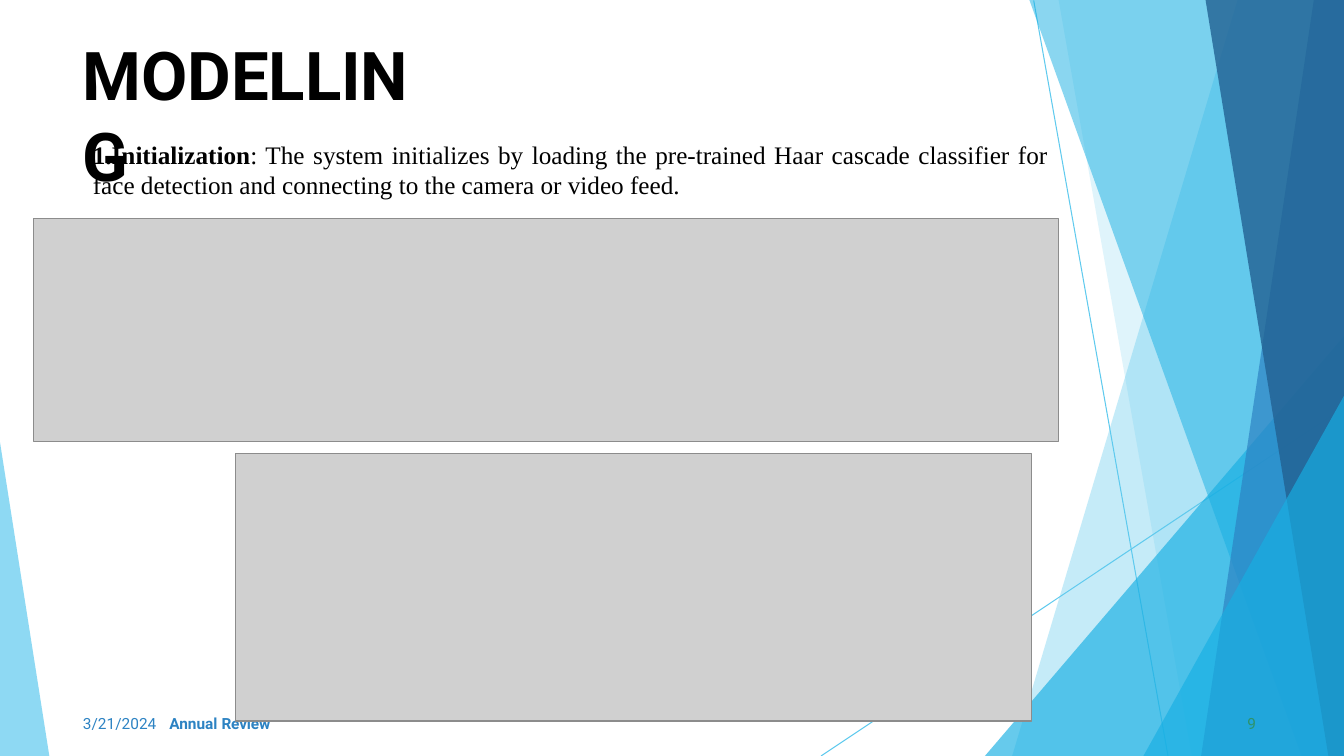
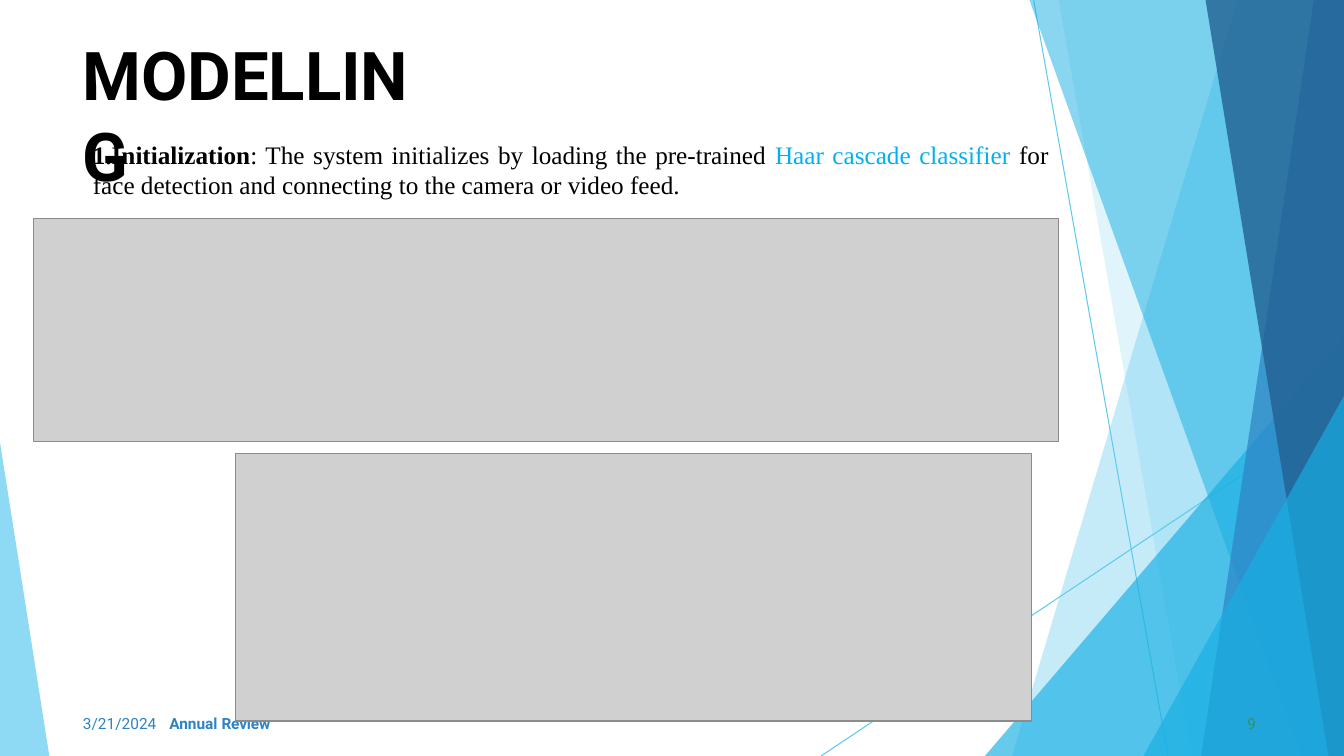
Before and after one commit to SHERLYPERSISVINSTA924/TNSDC_Generative-AI, a slide deck: slide 9 of facerecognition.pptx. Drawn at 1344x756 pixels with LibreOffice and Linux fonts; fonts in the diff are those of the drawing; grey boxes stand for pictures; background and template pictures are left out. Boxes give left, top, right and bottom in pixels: in the first picture for what was removed or moved away, otherwise in the second. Text is boxed around its words. In the diff, an @@ line names an element or a change of style, - is before the commit and + after.

```diff
--- a/facerecognition.pptx
+++ b/facerecognition.pptx
@@ text "1.Initialization: The system initializes by ..." at (93,144,1048,200): text colour #000000 to #00B0F0 in "Haar cascade classifier" @@
```
Also in this commit, not shown: 1 other slide changed.
